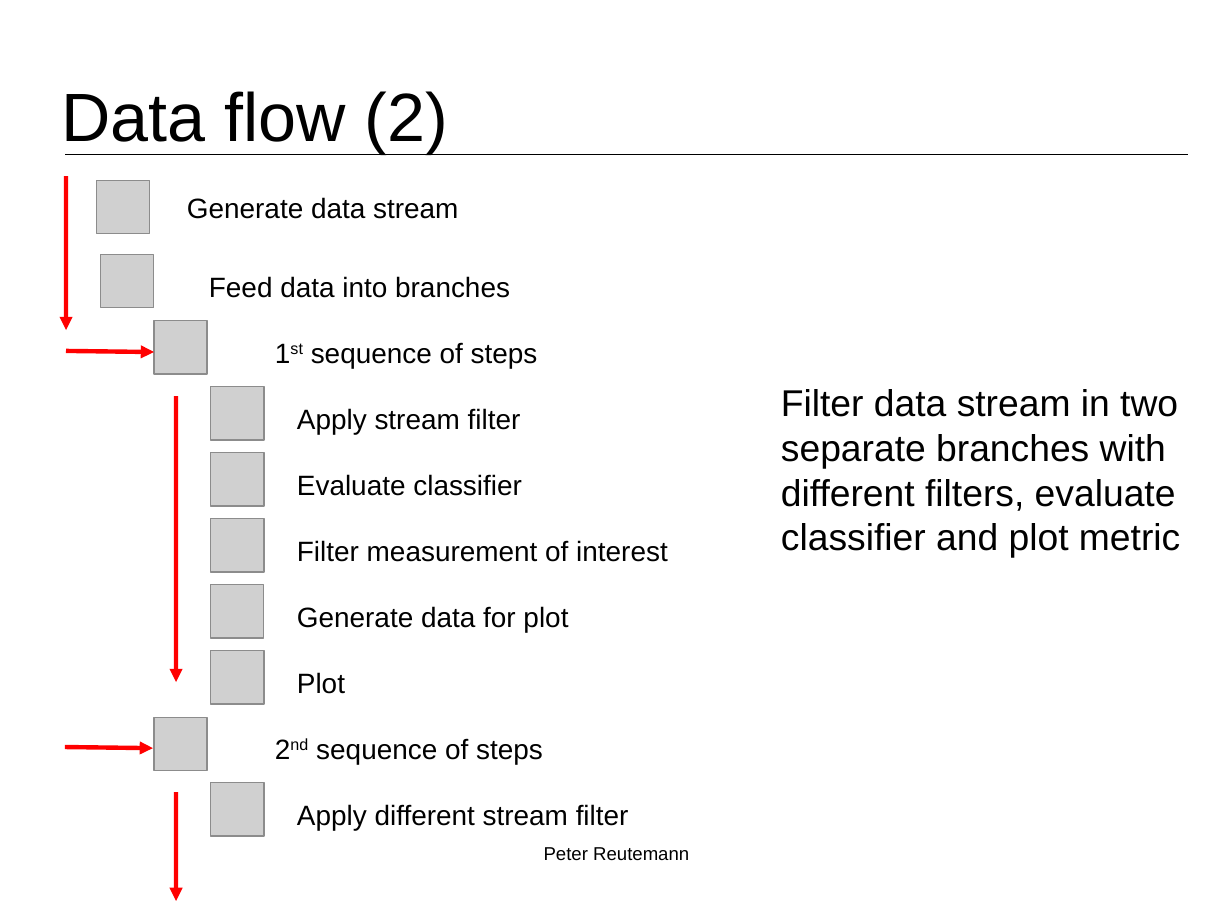
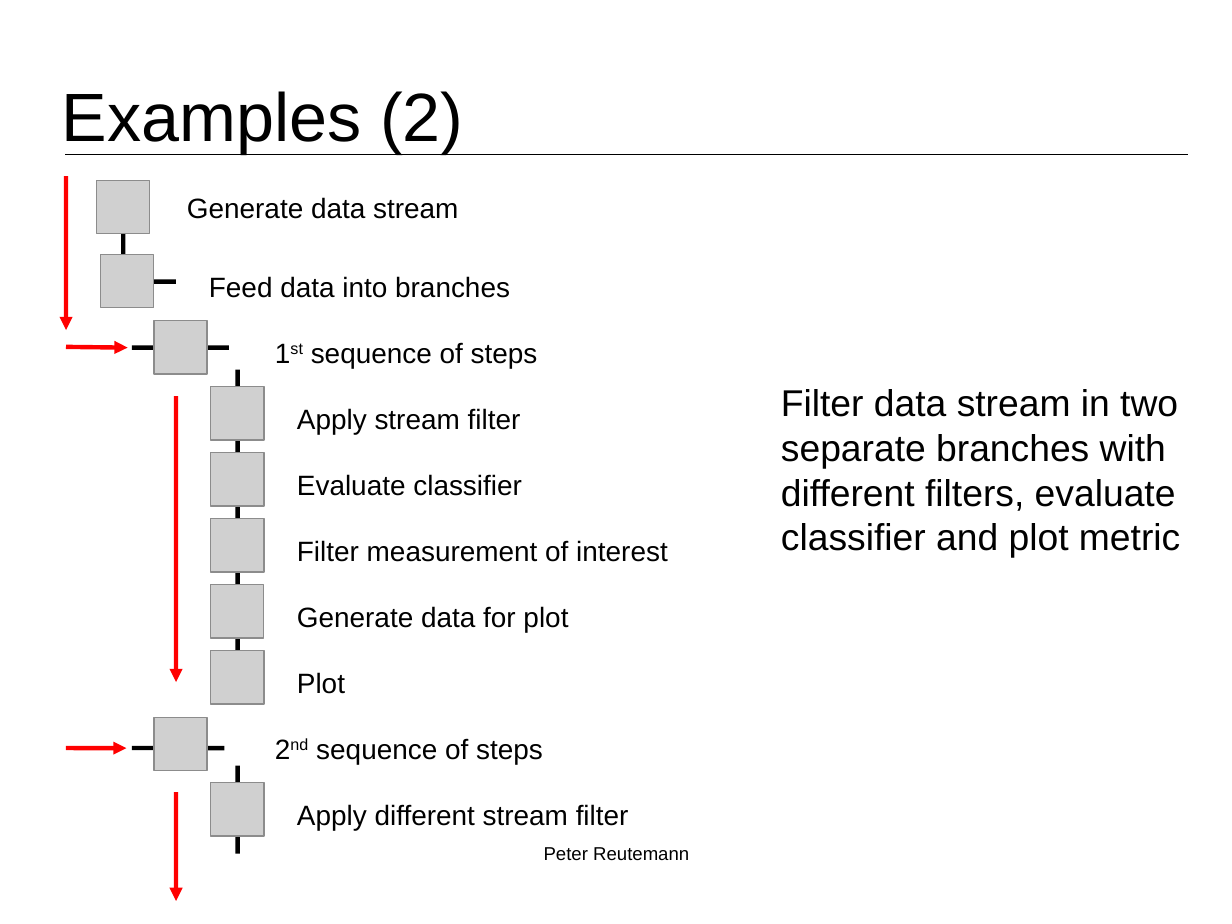
Before and after one commit to fracpete/bigmine-2015, a slide deck: slide 6 of talk/bigmine2015_reutemann.odp (slide 5 before the commit). Drawn at 1232x924 pixels with LibreOffice and Linux fonts; fonts in the diff are those of the drawing; grey boxes stand for pictures; background and template pictures are left out. Boxes give left, top, right and bottom in pixels: in the first picture for what was removed or moved away, otherwise in the second. Text is boxed around its words. In the diff, an @@ line names an element or a change of style, - is before the commit and + after.

```diff
--- a/talk/bigmine2015_reutemann.odp
+++ b/talk/bigmine2015_reutemann.odp
@@ title at (x1=62, y1=91, x2=463, y2=153): text changed @@
-Data flow (2)
+Examples (2)
@@ line added from (123, 220) to (123, 286), #000000 2.83 pt @@
@@ line added from (132, 282) to (176, 282), #000000 2.83 pt @@
@@ arrow moved from (66, 351) - (154, 352) to (66, 347) - (127, 348) @@
@@ line added from (132, 348) to (229, 348), #000000 2.83 pt @@
@@ line added from (238, 370) to (238, 661), #000000 2.83 pt @@
@@ arrow moved from (65, 747) - (153, 748) to (66, 748) - (126, 748) @@
@@ line added from (132, 748) to (225, 748), #000000 2.83 pt @@
@@ line added from (238, 766) to (238, 854), #000000 2.83 pt @@
```
Also in this commit, not shown: 5 other slides changed, 2 slides added, 5 other files.
